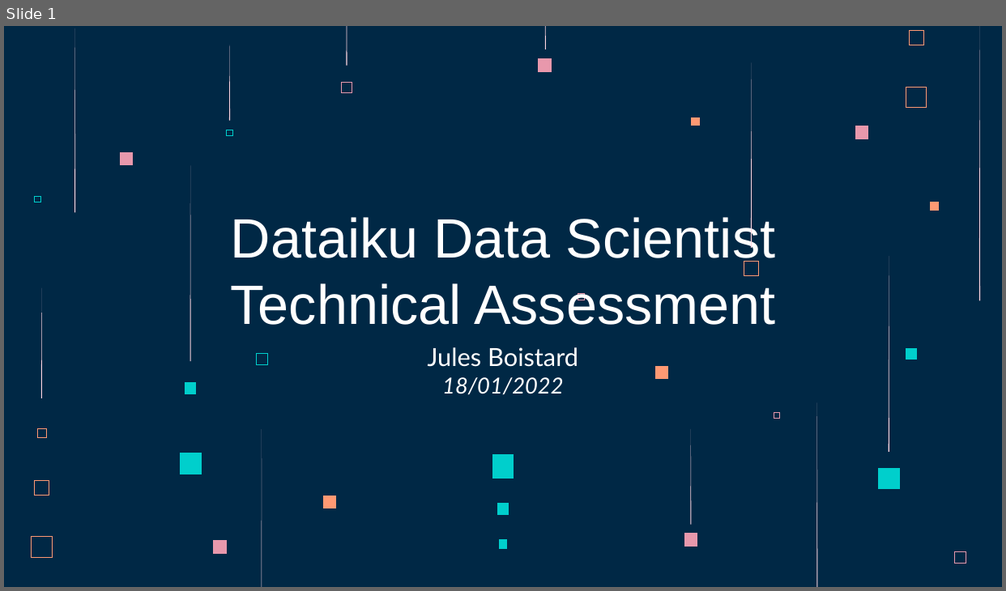
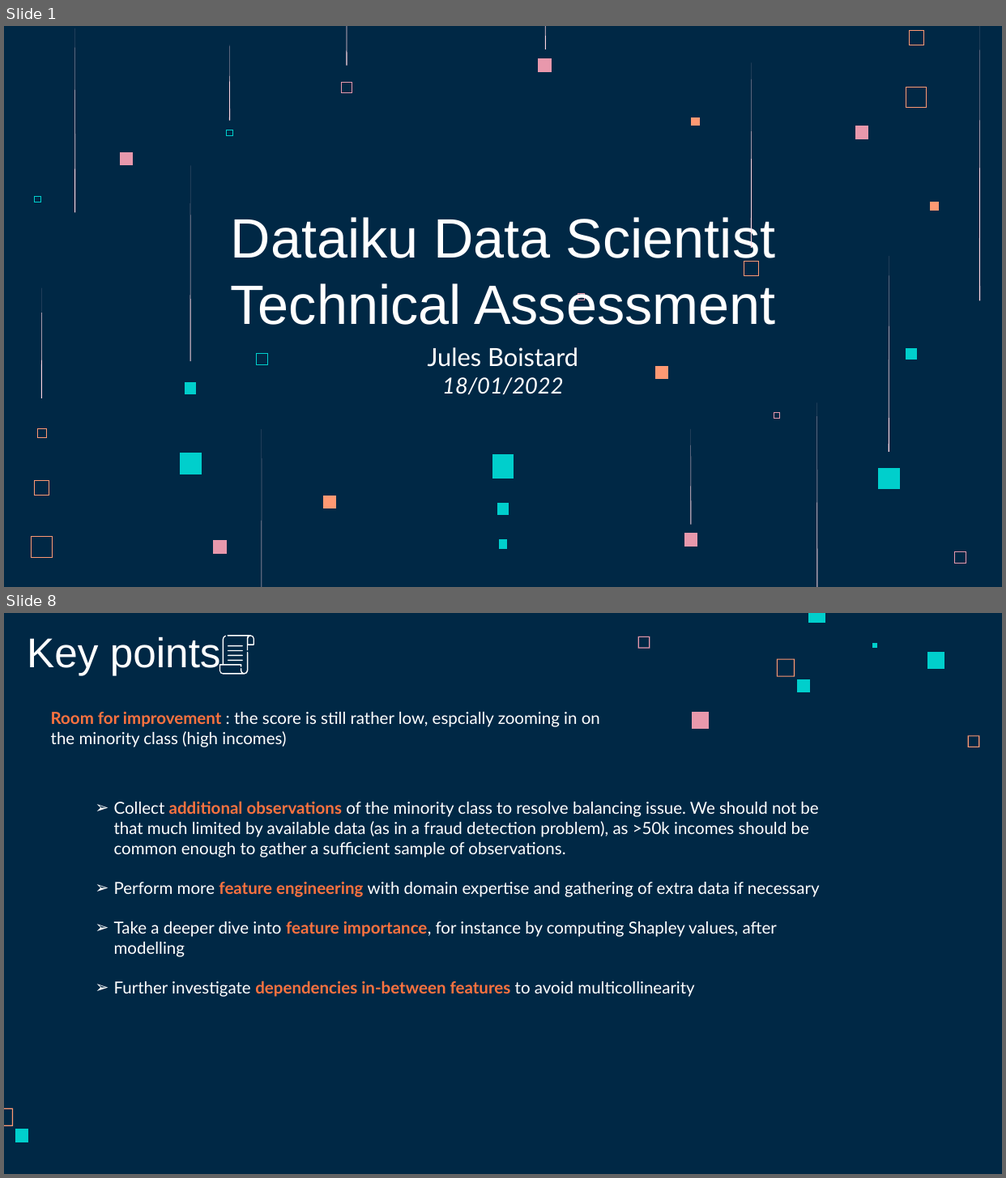
Before and after one commit to jboistard/dataiku_assessment, a slide deck: dataiku_tech_assessment_JBoistard.pptx. Shown one above the other, each under a label of ours: slide 1 before the commit, slides 1 and 8 after it; the slides between them are not shown. The pictures are 1006x591 and 1006x1178 pixels, drawn with LibreOffice and Linux fonts; fonts in the diff are those of the drawing. Boxes give left, top, right and bottom in pixels: in the first picture for what was removed or moved away, otherwise in the second. Text is boxed around its words. In the diff, an @@ line names an element or a change of style, - is before the commit and + after.

```diff
--- a/dataiku_tech_assessment_JBoistard.pptx
+++ b/dataiku_tech_assessment_JBoistard.pptx
@@ slide 8 added at [4, 613, 1002, 1174], background #002845 @@
@@ title added at [27, 636, 221, 675], 30 pt, text #FFFFFF @@
+Key points
@@ freeform shape added at [637, 636, 650, 648], fill #E898AC @@
@@ freeform shape added at [808, 613, 825, 622], fill #00CFCC @@
@@ group added at [219, 635, 254, 674]: 6 freeform shapes @@
@@ freeform shape added at [777, 659, 795, 677], fill #FF9973 @@
@@ freeform shape added at [872, 643, 877, 648], fill #00CFCC @@
@@ freeform shape added at [928, 652, 945, 669], fill #00CFCC @@
@@ freeform shape added at [796, 679, 809, 692], fill #00CFCC @@
@@ text added at [51, 712, 600, 747], 12 pt, text #FFFFFF @@
+Room for improvement : the score is still rather low, espcially zooming in on the minority class (high incomes)
@@ freeform shape added at [692, 712, 709, 729], fill #E898AC @@
@@ freeform shape added at [968, 736, 980, 747], fill #FF9973 @@
@@ text added at [114, 801, 820, 997], 12 pt, text #FFFFFF @@
+➢ Collect additional observations of the minority class to resolve balancing issue. We should not be that much limited by available data (as in a fraud detection problem), as >50k incomes should be common enough to gather a sufficient sample of observations.
+➢ Perform more feature engineering with domain expertise and gathering of extra data if necessary
+➢ Take a deeper dive into feature importance, for instance by computing Shapley values, after modelling
+➢ Further investigate dependencies in-between features to avoid multicollinearity
@@ freeform shape added at [4, 1109, 13, 1127], fill #FF9973 @@
@@ freeform shape added at [15, 1129, 28, 1142], fill #00CFCC @@
```
Also in this commit, not shown: 5 slides changed, 1 other slide added, 4 slides removed, 1 other file.
